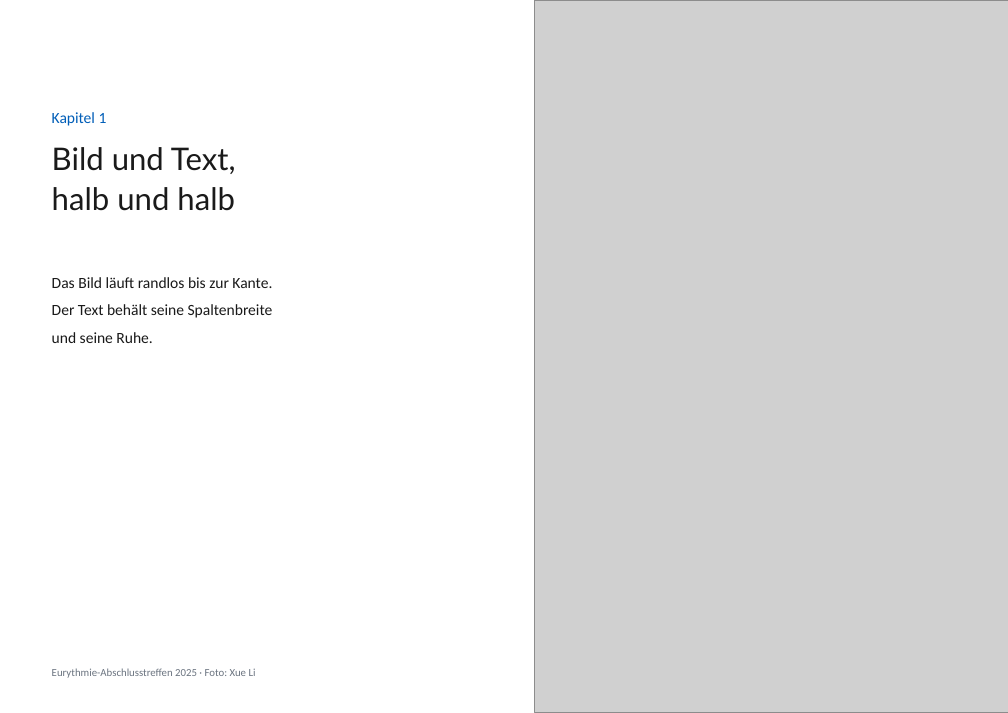
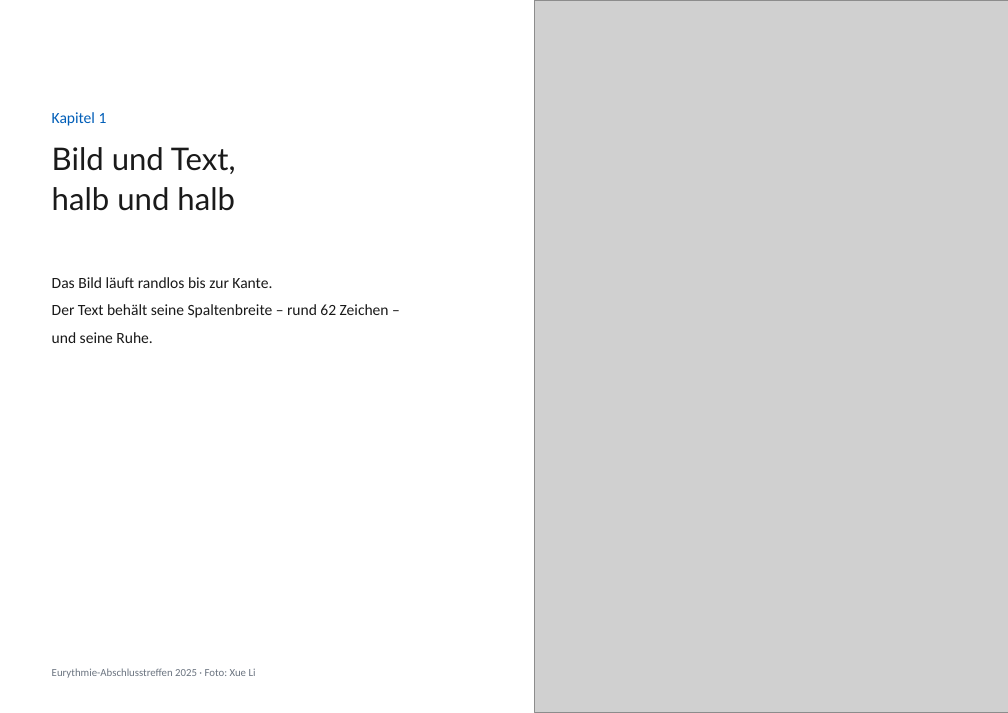
Before and after one commit to phtok/goeloggen, a slide deck: slide 11 of assets/templates/GoetheanumVorlageA4.pptx (slide 9 before the commit). Drawn at 1008x713 pixels with LibreOffice and Linux fonts; fonts in the diff are those of the drawing; grey boxes stand for pictures; background and template pictures are left out. Boxes give left, top, right and bottom in pixels: in the first picture for what was removed or moved away, otherwise in the second. Text is boxed around its words. In the diff, an @@ line names an element or a change of style, - is before the commit and + after.

Commit message:
Gütesiegel: die Vorlage lehrt die gemeinsame Sprache (#473)
Die Platzhalterpräsi wird zum Lehrstück: zwei anschauliche Feintypografie-Folien
(‹Die kleinen Zeichen›, ‹Noch feinere Zeichen›), Regeln eingestreut auf bestehende
Folien (Einfachauszeichnung, Lesemass, Minus/Leerzeichen, tabellarische Ziffern,
Korrektur Deutlich statt Laut), ein Gütesiegel-Kästchen (gesichert ↔ Goodwill) und
die frühere Kontrast-/Gold-/Datums-Runde. Tool-Seite: schlankes Panel am Lesemass,
verlinkt aufs Regelwerk. Alle Regeln mit korrektem Zeichensatz (…, –, −, U+202F, ‹›).

```diff
--- a/assets/templates/GoetheanumVorlageA4.pptx
+++ b/assets/templates/GoetheanumVorlageA4.pptx
@@ text at [52, 304, 389, 318]: text changed @@
-Der Text behält seine Spaltenbreite
+Der Text behält seine Spaltenbreite – rund 62 Zeichen –
```
Also in this commit, not shown: 5 other slides changed, 2 slides added, 2 other files.
